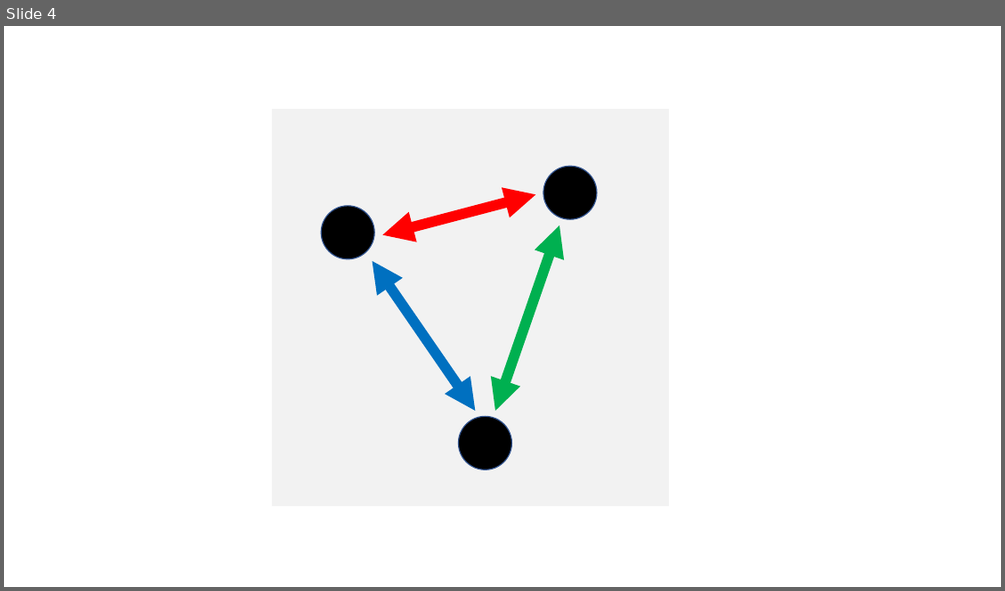
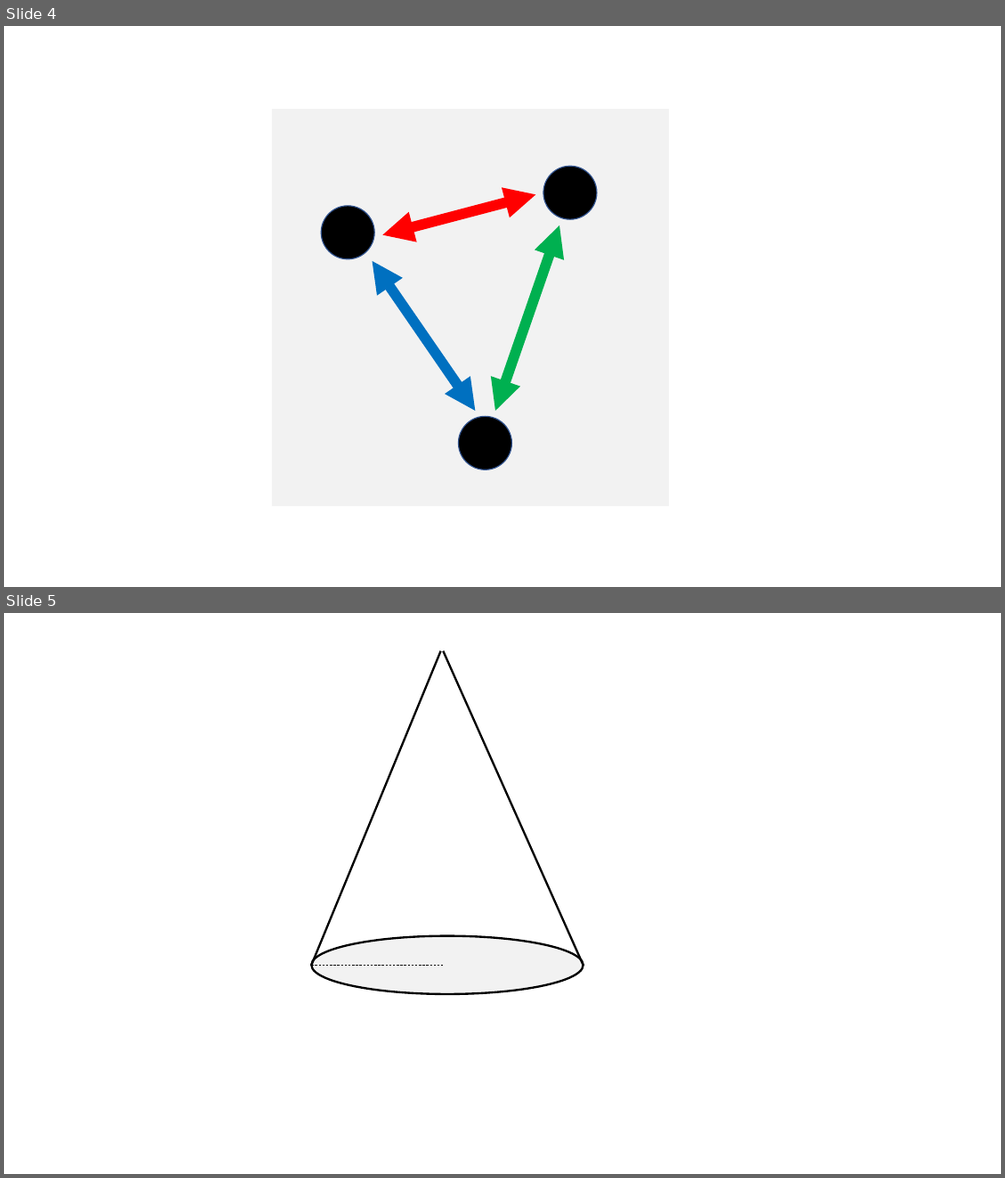
Before and after one commit to spheresoftinc/Omniscience, a slide deck: Images/images.pptx. Shown one above the other, each under a label of ours: slide 4 before the commit, slides 4 and 5 after it. The pictures are 1005x591 and 1005x1178 pixels, drawn with LibreOffice and Linux fonts; fonts in the diff are those of the drawing. Boxes give left, top, right and bottom in pixels: in the first picture for what was removed or moved away, otherwise in the second. Text is boxed around its words. In the diff, an @@ line names an element or a change of style, - is before the commit and + after.

```diff
--- a/Images/images.pptx
+++ b/Images/images.pptx
@@ slide 5 added at bbox=[4, 613, 1001, 1174], background #FFFFFF @@
@@ line added from (441, 651) to (311, 965), #000000 2 pt @@
@@ line added from (443, 651) to (583, 965), #000000 2 pt @@
@@ ellipse added at bbox=[311, 936, 582, 995], fill #F2F2F2, outline #000000 2 pt @@
@@ line added from (311, 965) to (443, 965), #000000 0.5 pt dashed @@
```
Also in this commit, not shown: 2 other files.
